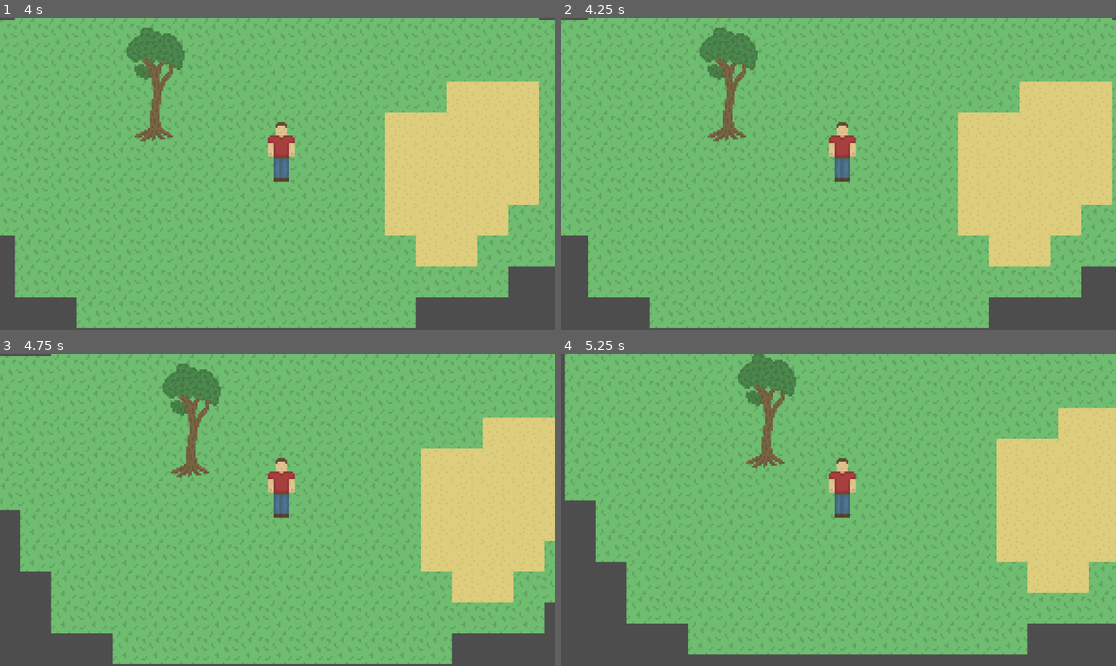
Above: before the commit, frames 1-4 (two rows, left to right).
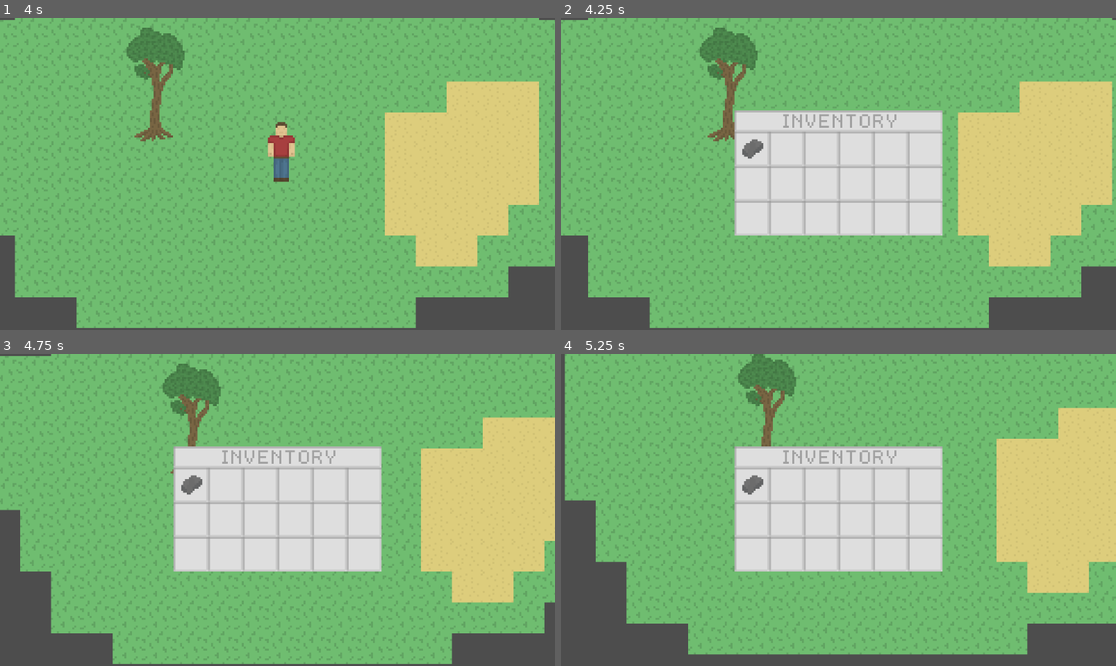
Above: after the commit, the same moments.

Repository: MiningCow/progress-game
Game: Godot game, scene res://Things/game/game.tscn
Same seed, same stepped clock (60 frames per second), same inputs: the game is played once before the commit and once after it.
Inputs:
- Up to frame 1 (4 s): tap Enter at 0.5 s; hold D (move_right) 0.53-1.28 s; hold F (interact) 0.53-1.28 s; hold S (move_down) 1.28-2.03 s; tap F (interact) at 1.35, 2.85 s; hold D (move_right) 2.03-2.78 s; hold F (interact) 2.03-2.78 s; hold W (move_up) 2.78-3.53 s; hold A (move_left) from 3.53 s (still down); hold F (interact) from 3.53 s (still down)
- Up to frame 2 (4.25 s): keep holding A (move_left); keep holding F (interact); tap Tab (open_inventory) at 4.15 s
- Up to frame 3 (4.75 s): keep holding A (move_left); release F (interact) at 4.28 s; tap F (interact) at 4.35 s
- Up to frame 4 (5.25 s): release A (move_left) at 5.03 s; hold S (move_down) from 5.03 s (still down); hold F (interact) from 5.03 s (still down)

Frame 1 is identical in both runs. In frame 2, 15% of the frame differs, in the area x 31-69%, y 29-70%; in frame 3, 15%; in frame 4, 15%.

Commit message:
inventory display

Diff:
--- a/Autoloads/Globals.gd
+++ b/Autoloads/Globals.gd
@@ -1,3 +1,5 @@
 extends Node
 
 var world: World
+var player: Player
+var playerInventoryDisplay: InventoryDisplay
--- a/Things/Player/player.gd
+++ b/Things/Player/player.gd
@@ -4,6 +4,9 @@
 @onready var interactor = %InteractorComponent
 @onready var inventory = %Inventory
 var direction: Vector2
+
+func _ready():
+	Globals.player = self
 
 func _physics_process(delta):
 	velocity = player_input_velocity()
@@ -15,5 +18,7 @@
 	return direction*speed_stat.value
 
 func _input(event: InputEvent):
-	if event.is_action_pressed("interact"):
+	if event.is_action_pressed(&"interact"):
 		interactor.attempt_interaction(self)
+	if event.is_action_pressed(&"open_inventory"):
+		Globals.playerInventoryDisplay.toggle(inventory)
--- a/Things/Player/player.tscn
+++ b/Things/Player/player.tscn
@@ -78,3 +78,5 @@
 [node name="Inventory" type="Node" parent="."]
 unique_name_in_owner = true
 script = ExtResource("5_hpgtu")
+width = 6
+height = 3
--- /dev/null
+++ b/Things/UI/inventory/inventory_display.gd
@@ -0,0 +1,35 @@
+class_name InventoryDisplay extends Control
+
+const TILE_SIZE := 18
+@export var inventory_item_scene: PackedScene
+var is_open: bool = false
+
+func _ready():
+	Globals.playerInventoryDisplay = self
+
+func toggle(inventory: Inventory):
+	if is_open:
+		close()
+	else:
+		open(inventory)
+
+func open(inventory: Inventory):
+	%Background.custom_minimum_size = Vector2(TILE_SIZE*inventory.width, TILE_SIZE*inventory.height)
+	load_items(inventory.get_items())
+	is_open = true
+	show()
+
+func close():
+	is_open = false
+	hide()
+
+func load_items(items: Array[ItemStack]):
+	clear_items()
+	for stack in items:
+		var inventory_item: InventoryItem = inventory_item_scene.instantiate()
+		%ItemGrid.add_child(inventory_item)
+		inventory_item.set_item(stack)
+
+func clear_items():
+	for child in %ItemGrid.get_children():
+		child.queue_free()
--- /dev/null
+++ b/Things/UI/inventory/inventory_display.tscn
@@ -0,0 +1,78 @@
+[gd_scene load_steps=4 format=3 uid="uid://pdsg3vi4hlec"]
+
+[ext_resource type="Texture2D" uid="uid://dh1dvycrbkx6c" path="res://things/UI/inventory/slot.png" id="1_fvemn"]
+[ext_resource type="Script" uid="uid://f18fwh8mit4t" path="res://things/UI/inventory/inventory_display.gd" id="1_mbfbw"]
+[ext_resource type="LabelSettings" uid="uid://dxtliut0e773x" path="res://things/UI/inventory/inventory_label_settings.tres" id="3_mbfbw"]
+
+[node name="InventoryDisplay" type="Control"]
+layout_mode = 3
+anchors_preset = 15
+anchor_right = 1.0
+anchor_bottom = 1.0
+grow_horizontal = 2
+grow_vertical = 2
+script = ExtResource("1_mbfbw")
+
+[node name="CenterContainer" type="CenterContainer" parent="."]
+layout_mode = 1
+anchors_preset = 15
+anchor_right = 1.0
+anchor_bottom = 1.0
+grow_horizontal = 2
+grow_vertical = 2
+
+[node name="VBoxContainer" type="VBoxContainer" parent="CenterContainer"]
+layout_mode = 2
+theme_override_constants/separation = 0
+alignment = 1
+
+[node name="TitleBar" type="NinePatchRect" parent="CenterContainer/VBoxContainer"]
+custom_minimum_size = Vector2(0, 11)
+layout_mode = 2
+size_flags_vertical = 3
+texture = ExtResource("1_fvemn")
+patch_margin_left = 1
+patch_margin_top = 1
+patch_margin_right = 1
+patch_margin_bottom = 1
+
+[node name="Label" type="Label" parent="CenterContainer/VBoxContainer/TitleBar"]
+layout_mode = 1
+anchors_preset = 8
+anchor_left = 0.5
+anchor_top = 0.5
+anchor_right = 0.5
+anchor_bottom = 0.5
+offset_left = -30.5
+offset_top = -3.5
+offset_right = 30.5
+offset_bottom = 3.5
+grow_horizontal = 2
+grow_vertical = 2
+text = "INVENTORY"
+label_settings = ExtResource("3_mbfbw")
+horizontal_alignment = 1
+vertical_alignment = 1
+
+[node name="Background" type="TextureRect" parent="CenterContainer/VBoxContainer"]
+unique_name_in_owner = true
+custom_minimum_size = Vector2(108, 54)
+layout_mode = 2
+texture = ExtResource("1_fvemn")
+stretch_mode = 1
+
+[node name="ItemGrid" type="GridContainer" parent="CenterContainer/VBoxContainer/Background"]
+unique_name_in_owner = true
+layout_mode = 1
+anchors_preset = -1
+anchor_right = 1.0
+anchor_bottom = 1.0
+offset_left = 1.0
+offset_top = 1.0
+offset_right = -1.0
+offset_bottom = -1.0
+grow_horizontal = 2
+grow_vertical = 2
+theme_override_constants/h_separation = 2
+theme_override_constants/v_separation = 2
+columns = 6
--- /dev/null
+++ b/Things/UI/inventory/inventory_item.gd
@@ -0,0 +1,20 @@
+class_name InventoryItem extends TextureRect
+
+@onready var quantity_label: Label = $Quantity
+@export var item_stack: ItemStack:
+	set = set_item
+
+func set_item(stack):
+	item_stack = stack
+	texture = item_stack.item.texture
+	item_stack.changed.connect(_on_stack_changed)
+	_on_stack_changed()
+
+func _on_stack_changed():
+	set_quantity_label(item_stack.quantity)
+
+func set_quantity_label(quantity: int):
+	if quantity < 2:
+		quantity_label.hide()
+		return
+	quantity_label.text = str(quantity)
--- /dev/null
+++ b/Things/UI/inventory/inventory_item.tscn
@@ -0,0 +1,31 @@
+[gd_scene load_steps=5 format=3 uid="uid://c56e5v11yyxob"]
+
+[ext_resource type="Texture2D" uid="uid://cvhfyllbh8d6w" path="res://assets/items/flint.png" id="1_eea8b"]
+[ext_resource type="Script" uid="uid://dqf2c1ypm8f65" path="res://things/UI/inventory/inventory_item.gd" id="2_0g6hr"]
+[ext_resource type="FontFile" uid="uid://dcarogxs8ys63" path="res://assets/dogicapixel.otf" id="3_nuyj4"]
+
+[sub_resource type="LabelSettings" id="LabelSettings_nuyj4"]
+line_spacing = 0.0
+font = ExtResource("3_nuyj4")
+font_size = 8
+
+[node name="InventoryItem" type="TextureRect"]
+size_flags_horizontal = 0
+size_flags_vertical = 0
+texture = ExtResource("1_eea8b")
+script = ExtResource("2_0g6hr")
+
+[node name="Quantity" type="Label" parent="."]
+layout_mode = 1
+anchors_preset = 8
+anchor_left = 0.5
+anchor_top = 0.5
+anchor_right = 0.5
+anchor_bottom = 0.5
+offset_left = 1.0
+offset_right = 8.0
+offset_bottom = 7.0
+grow_horizontal = 2
+grow_vertical = 2
+text = "1"
+label_settings = SubResource("LabelSettings_nuyj4")
--- /dev/null
+++ b/Things/UI/inventory/inventory_label_settings.tres
@@ -0,0 +1,9 @@
+[gd_resource type="LabelSettings" load_steps=2 format=3 uid="uid://dxtliut0e773x"]
+
+[ext_resource type="FontFile" uid="uid://dcarogxs8ys63" path="res://assets/dogicapixel.otf" id="1_ds8lb"]
+
+[resource]
+line_spacing = 0.0
+font = ExtResource("1_ds8lb")
+font_size = 8
+font_color = Color(0.631373, 0.631373, 0.631373, 1)
--- a/Things/common/inventory.gd
+++ b/Things/common/inventory.gd
@@ -1,5 +1,7 @@
 class_name Inventory extends Node
 
+@export var width: int
+@export var height: int
 @export var _items: Array[ItemStack]
 
 func get_items() -> Array[ItemStack]:
@@ -13,11 +15,14 @@
 	): return true
 	return false
 
-func add_item(item_stack: ItemStack):
+func add_item(item_stack: ItemStack) -> bool:
 	var existing_stack_index = find_stack_of(item_stack.item.id)
 	if existing_stack_index != -1 and _items[existing_stack_index].add_stack(item_stack):
-		return
-	_items.append(item_stack)
+		return true
+	if not is_full():
+		_items.append(item_stack)
+		return true
+	return false
 
 func remove_item(item: Item, quantity: int, all: bool = false) -> bool:
 	var stack_index = find_stack_of(item.id)
@@ -28,5 +33,8 @@
 	_items[stack_index].subtract(quantity)
 	return true
 
+func is_full() -> bool:
+	return _items.size() >= width*height
+
 func find_stack_of(id: String) -> int:
 	return _items.find_custom(func(item_stack: ItemStack): return item_stack.item.id == id)
--- a/Things/game/game.tscn
+++ b/Things/game/game.tscn
@@ -8,6 +8,8 @@
 [ext_resource type="Script" uid="uid://crc412l7pdm8t" path="res://resources/items/itemStack.gd" id="4_ryrav"]
 [ext_resource type="Resource" uid="uid://bq6tclcw7jjm2" path="res://resources/items/flint.tres" id="5_vef74"]
 [ext_resource type="PackedScene" uid="uid://dca6gxbd4x8vj" path="res://things/tree/tree.tscn" id="6_j5wjh"]
+[ext_resource type="PackedScene" uid="uid://pdsg3vi4hlec" path="res://things/UI/inventory/inventory_display.tscn" id="9_mnftu"]
+[ext_resource type="PackedScene" uid="uid://c56e5v11yyxob" path="res://things/UI/inventory/inventory_item.tscn" id="10_4s8ir"]
 
 [sub_resource type="TileSetAtlasSource" id="TileSetAtlasSource_hve3p"]
 texture = ExtResource("3_vef74")
@@ -59,3 +61,9 @@
 
 [node name="Camera" type="Camera2D" parent="World/Player"]
 position = Vector2(-2, 0)
+
+[node name="UILayer" type="CanvasLayer" parent="."]
+
+[node name="InventoryDisplay" parent="UILayer" instance=ExtResource("9_mnftu")]
+visible = false
+inventory_item_scene = ExtResource("10_4s8ir")
Binary file added: Assets/dogicapixel.otf
Not shown, added: Assets/dogicapixel.otf.import
Not shown, added: Things/UI/inventory/inventory_display.gd.uid
Not shown, added: Things/UI/inventory/inventory_item.gd.uid
Binary file added: Things/UI/inventory/slot.png
Not shown, added: Things/UI/inventory/slot.png.import
Not shown: 1 places in Things/game/game.tscn that only renumber resources
